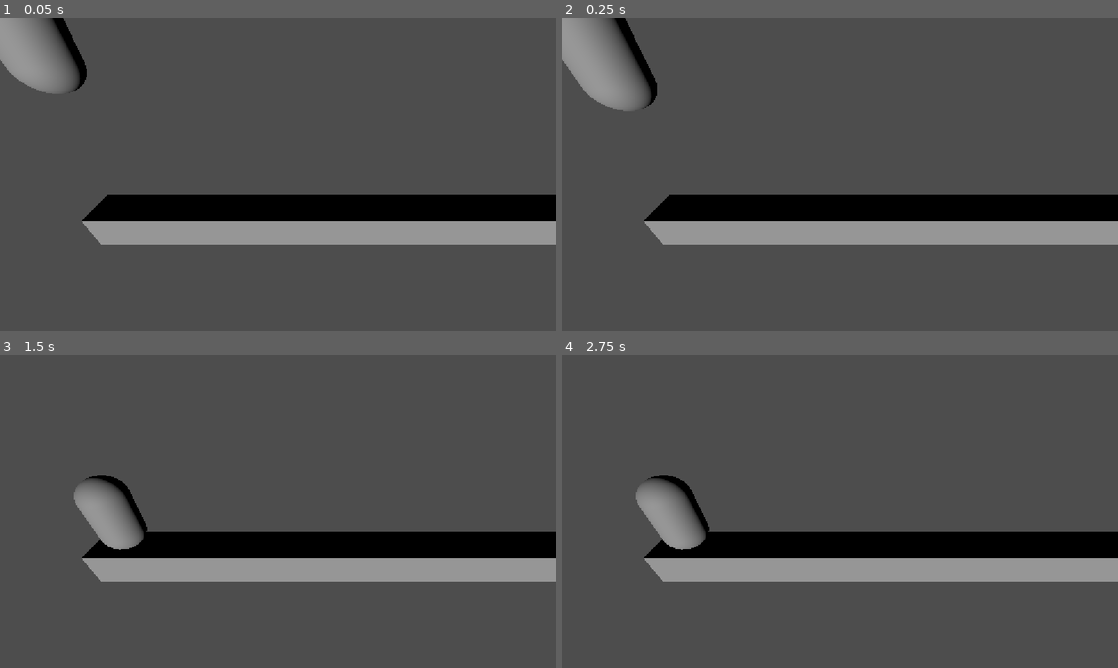
Above: before the commit, frames 1-4 (two rows, left to right).
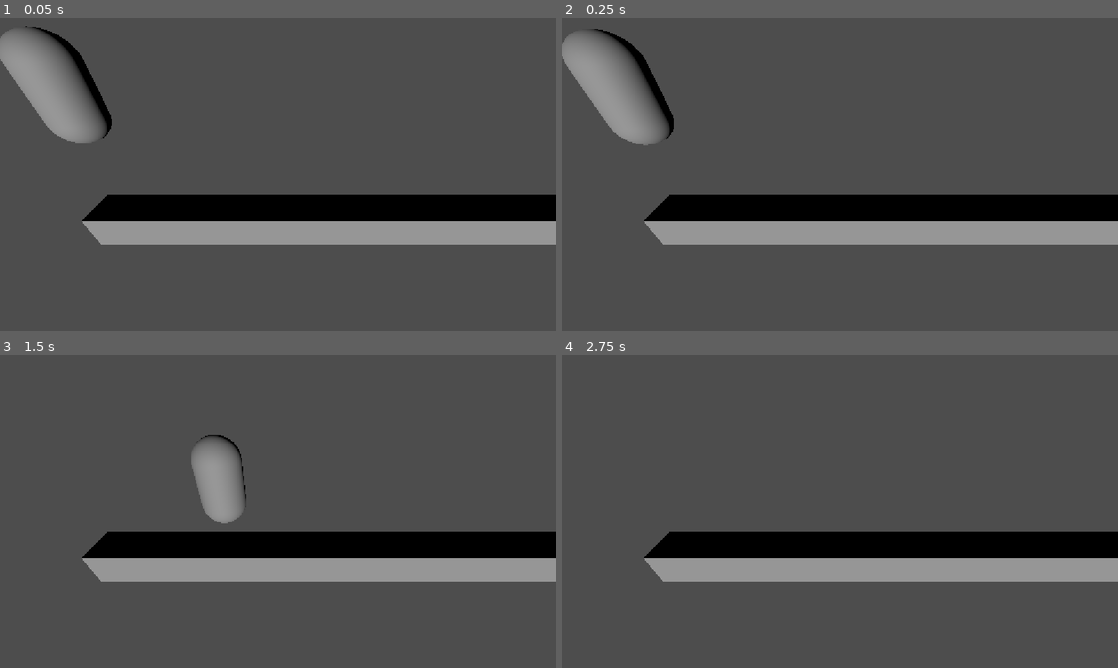
Above: after the commit, the same moments.

Repository: Lord-Platypus/corso_godot_2026
Game: Godot game, scene res://scenes/world/world.tscn
The game is run twice, just before and just after one commit, with the same random seed, the same clock (stepped at 60 frames per second) and the same inputs.
Inputs:
- Up to frame 1 (0.05 s): no input
- Up to frame 2 (0.25 s): no input
- Up to frame 3 (1.5 s): hold D (right, bound only after the commit) 0.53-1.28 s; tap Space (jump, bound only after the commit) at 0.6, 0.77, 1.07, 1.35 s; hold A (left, bound only after the commit) from 1.28 s (still down)
- Up to frame 4 (2.75 s): tap Space (jump, bound only after the commit) at 1.52, 1.82, 2.1 s; release A (left, bound only after the commit) at 2.03 s; hold D (right, bound only after the commit) from 2.03 s (still down)

The runs differ from the first frame. In frame 1, 2.7% of the frame differs, in the area x 0-21%, y 0-40%; in frame 2, 2.1%; in frame 3, 3.6%, in the area x 13-45%, y 25-63%; in frame 4, 1.7%.

Commit message:
assets 3d

Diff:
--- a/project.godot
+++ b/project.godot
@@ -20,6 +20,26 @@
 window/stretch/mode="canvas_items"
 window/stretch/aspect="expand"
 
+[input]
+
+left={
+"deadzone": 0.2,
+"events": [Object(InputEventKey,"resource_local_to_scene":false,"resource_name":"","device":-1,"window_id":0,"alt_pressed":false,"shift_pressed":false,"ctrl_pressed":false,"meta_pressed":false,"pressed":false,"keycode":0,"physical_keycode":65,"key_label":0,"unicode":97,"location":0,"echo":false,"script":null)
+, Object(InputEventKey,"resource_local_to_scene":false,"resource_name":"","device":-1,"window_id":0,"alt_pressed":false,"shift_pressed":false,"ctrl_pressed":false,"meta_pressed":false,"pressed":false,"keycode":0,"physical_keycode":4194319,"key_label":0,"unicode":0,"location":0,"echo":false,"script":null)
+]
+}
+right={
+"deadzone": 0.2,
+"events": [Object(InputEventKey,"resource_local_to_scene":false,"resource_name":"","device":-1,"window_id":0,"alt_pressed":false,"shift_pressed":false,"ctrl_pressed":false,"meta_pressed":false,"pressed":false,"keycode":0,"physical_keycode":68,"key_label":0,"unicode":100,"location":0,"echo":false,"script":null)
+, Object(InputEventKey,"resource_local_to_scene":false,"resource_name":"","device":-1,"window_id":0,"alt_pressed":false,"shift_pressed":false,"ctrl_pressed":false,"meta_pressed":false,"pressed":false,"keycode":0,"physical_keycode":4194321,"key_label":0,"unicode":0,"location":0,"echo":false,"script":null)
+]
+}
+jump={
+"deadzone": 0.2,
+"events": [Object(InputEventKey,"resource_local_to_scene":false,"resource_name":"","device":-1,"window_id":0,"alt_pressed":false,"shift_pressed":false,"ctrl_pressed":false,"meta_pressed":false,"pressed":false,"keycode":0,"physical_keycode":32,"key_label":0,"unicode":32,"location":0,"echo":false,"script":null)
+]
+}
+
 [physics]
 
 3d/physics_engine="Jolt Physics"
--- a/scenes/player/player.gd
+++ b/scenes/player/player.gd
@@ -1,4 +1,8 @@
 extends CharacterBody3D
+
+@export var speed: int = 5
+@export var gravity_scale: float = 1.0
+@export var jump_velocity: int = 8
 
 func _ready() -> void:
 	print("sono vivo!")
@@ -8,6 +12,16 @@
 
 	if not is_on_floor():
 		print("sto aggiungendo la gravità")
-		velocity = velocity + get_gravity() * delta
+		velocity = velocity + gravity_scale * get_gravity() * delta
+	elif Input.is_action_just_pressed("jump"):
+		velocity.y = jump_velocity
+
+
+
+
+	var direction = Input.get_axis("left","right")
+	velocity.x = direction * speed
+
+	velocity.z = 0
 
 	move_and_slide()
--- a/scenes/player/player.tscn
+++ b/scenes/player/player.tscn
@@ -8,6 +8,7 @@
 
 [node name="Player" type="CharacterBody3D" unique_id=63247475]
 script = ExtResource("1_8afob")
+gravity_scale = 0.1
 
 [node name="CollisionShape3D" type="CollisionShape3D" parent="." unique_id=1896076238]
 shape = SubResource("CapsuleShape3D_s8yxv")
--- a/scenes/world/world.tscn
+++ b/scenes/world/world.tscn
@@ -11,7 +11,7 @@
 [node name="World" type="Node3D" unique_id=1787487720]
 
 [node name="Player" parent="." unique_id=63247475 instance=ExtResource("1_dphjl")]
-transform = Transform3D(1, 0, 0, 0, 1, 0, 0, 0, 1, 1, 5, 0)
+transform = Transform3D(1, 0, 0, 0, 1, 0, 0, 0, 1, 1, 4, 0)
 
 [node name="Ground" type="StaticBody3D" parent="." unique_id=1459218411]
 transform = Transform3D(1, 0, 0, 0, 1, 0, 0, 0, 1, 10, 0.5, 0)
Binary file added: assets/models/cubes/CUBOTERRA.glb
Not shown, added: assets/models/cubes/CUBOTERRA.glb.import
Binary file added: assets/models/cubes/CUBOTERRA_dirt.png
Not shown, added: assets/models/cubes/CUBOTERRA_dirt.png.import
Binary file added: assets/models/player/SNOWMAN.glb
Not shown, added: assets/models/player/SNOWMAN.glb.import
